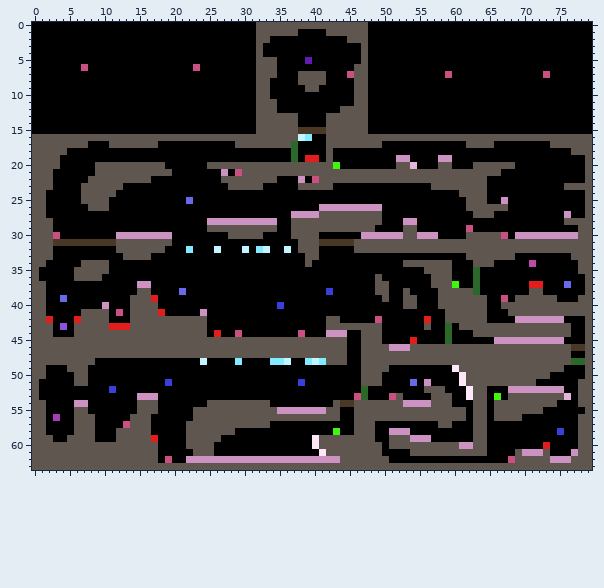
Pixel-art file -- Levels.ase. The picture above is the old version.
80x64 pixels, 1 frame.
Now the later version:
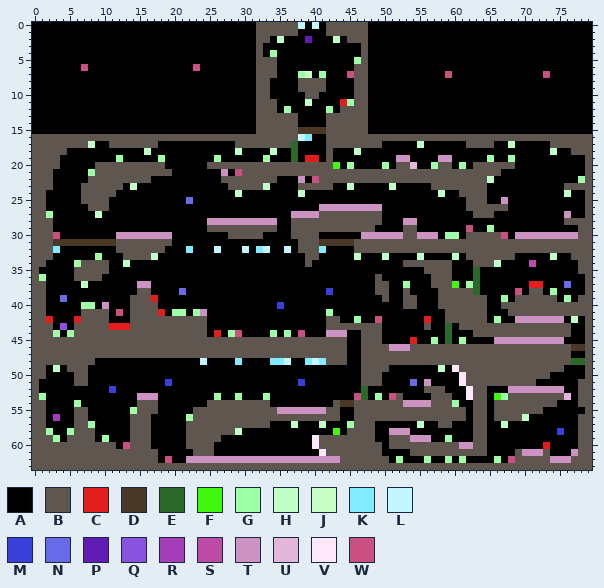
Palette (. is transparent): A #000000  B #5f574f  C #e31c1c  D #493826  E #2c6829  F #40f60d  G #9fffa9  H #c1ffc8  J #c9ffc4  K #83ebff  L #c1f5ff  M #3b3fda  N #676be8  P #621bb5  Q #8953df  R #a53db9  S #be4aa8  T #cc92c1  U #e3b5db  V #ffe7fa  W #cb5082
From old to new:
Colour B gives way to colour A in row 0 at x 39 and 41; in row 7 at x 40; in row 56 at x 8; in rows 58 to 59 at x 12 to 13; in row 60 at x 12 and 17.
Colour C gives way to colour A in row 59 at x 17.
Colour P gives way to colour A in row 5 at x 39.
Colour T gives way to colour A in row 54 at x 7.
Colour W gives way to colour A in row 57 at x 13.
Colour A gives way to colour B in row 9 at x 38 and 41; in row 10 at x 39 to 40; in row 58 at x 45.
Colour A gives way to colour C in row 11 at x 44.
Colour A gives way to colour G in row 4 at x 34; in row 5 at x 46; in row 11 at x 45; in row 12 at x 36 and 42; in row 19 at x 12, 18, 26, 33, 65 and 68; in row 20 at x 45, 50, 57 and 61.
Colour A gives way to colour G in row 21 at x 8; in row 22 at x 78; in row 27 at x 2; in row 29 at x 65; in row 30 at x 59 to 60; in row 33 at x 9.
Colour A gives way to colour G in row 34 at x 6; in row 36 at x 1; in row 37 at x 53 and 62; in row 38 at x 74; in row 39 at x 76; in row 40 at x 7 to 8.
Colour A gives way to colour G in row 41 at x 20 to 21, 23 and 42; in row 42 at x 46 and 66; in row 44 at x 3, 5, 28, 34 and 36; in row 45 at x 57 and 61; in row 53 at x 1, 26, 29, 33, 49 and 67; in row 54 at x 60.
Colour A gives way to colour G in row 55 at x 14; in row 56 at x 22; in row 57 at x 45; in row 58 at x 2 and 5; in row 59 at x 3, 10 and 59; in row 62 at x 52, 56, 59, 61 and 66.
Colour B gives way to colour G in row 7 at x 38 and 41; in row 57 at x 8.
Colour T gives way to colour G in row 54 at x 6.
Colour W gives way to colour G in row 39 at x 67.
Colour A gives way to colour H in row 2 at x 35 and 43; in row 11 at x 39; in row 17 at x 8, 55 and 68; in row 18 at x 16, 29, 34, 46 and 74; in row 22 at x 65; in row 23 at x 14, 33, 45 and 51.
Colour A gives way to colour H in row 24 at x 29, 38, 58 and 76; in row 27 at x 9; in row 33 at x 17, 46, 50, 55, 60 and 74; in row 34 at x 13 and 66; in row 37 at x 7; in row 42 at x 77.
Colour A gives way to colour H in row 49 at x 3 and 58; in row 56 at x 70; in row 57 at x 37, 41, 55 and 67; in row 58 at x 29.
Colour B gives way to colour J in row 7 at x 39.
Colour A gives way to colour K in row 32 at x 3 and 41.
Colour B gives way to colour L in row 0 at x 38 and 40.
Colour A gives way to colour P in row 2 at x 39.
Colour A gives way to colour W in row 38 at x 69.
Colour B gives way to colour W in row 60 at x 13.
